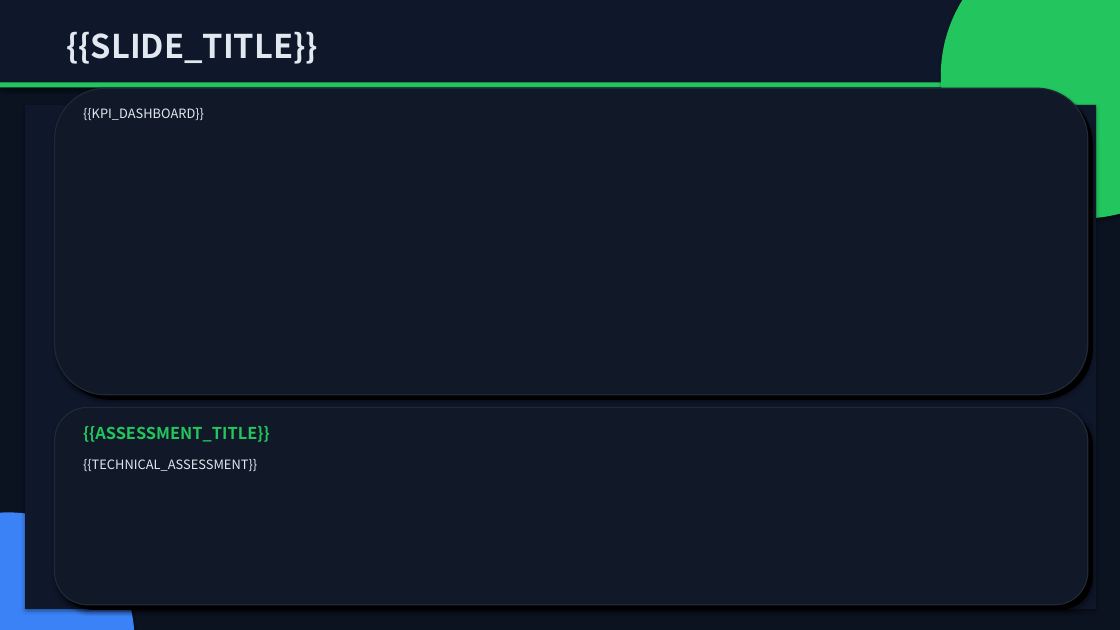
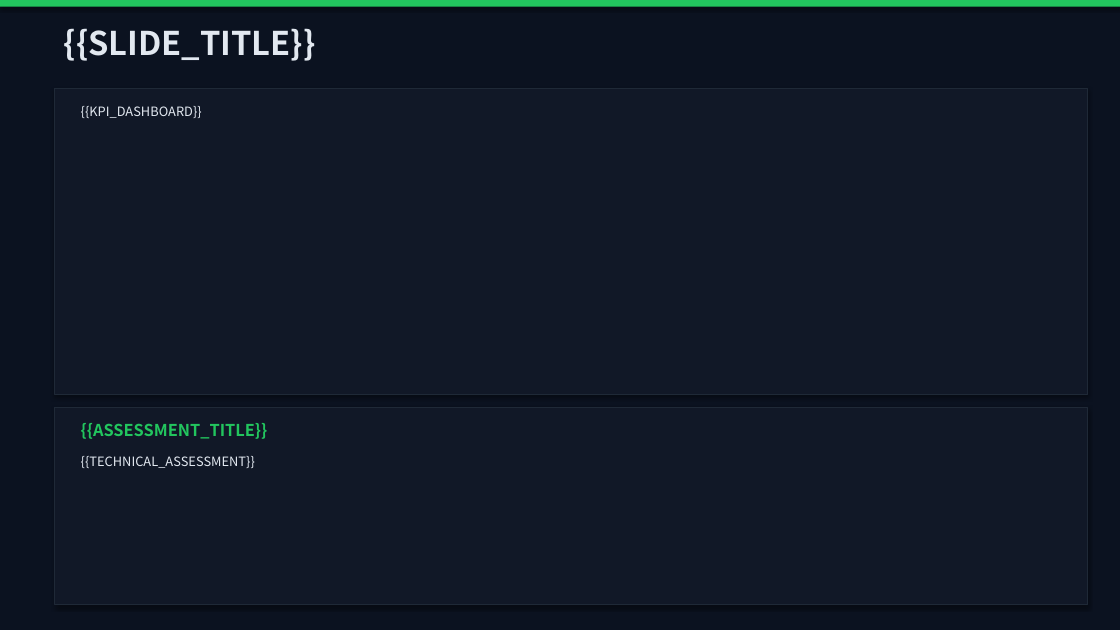
Before and after one commit to Xupai2022/report-generation, a slide deck: slide 2 of mss_ai_ppt_sample_assets/backend/data/templates/mss_technical_v2.pptx. Drawn at 1120x630 pixels with LibreOffice and Linux fonts; fonts in the diff are those of the drawing. Boxes give left, top, right and bottom in pixels: in the first picture for what was removed or moved away, otherwise in the second. Text is boxed around its words. In the diff, an @@ line names an element or a change of style, - is before the commit and + after.

```diff
--- a/mss_ai_ppt_sample_assets/backend/data/templates/mss_technical_v2.pptx
+++ b/mss_ai_ppt_sample_assets/backend/data/templates/mss_technical_v2.pptx
@@ rectangle resized from (x1=0, y1=0, x2=1120, y2=88) to (x1=0, y1=0, x2=1120, y2=7) @@
@@ rectangle at (x1=0, y1=0, x2=1120, y2=7): fill #0F172A to #22C55E @@
@@ ellipse removed at (x1=941, y1=0, x2=1120, y2=218) @@
@@ rectangle removed at (x1=0, y1=82, x2=1120, y2=87) @@
@@ rectangle at (x1=55, y1=88, x2=1088, y2=395): rounded rectangle to rectangle @@
@@ rounded rectangle removed at (x1=60, y1=93, x2=1093, y2=400) @@
@@ rectangle resized from (x1=25, y1=105, x2=1096, y2=609) to (x1=55, y1=408, x2=1088, y2=605) @@
@@ rectangle at (x1=55, y1=408, x2=1088, y2=605): fill #0F172A to #111827; outline none to #1F2937 1 pt @@
@@ rounded rectangle removed at (x1=55, y1=408, x2=1088, y2=605) @@
@@ rounded rectangle removed at (x1=60, y1=413, x2=1093, y2=610) @@
@@ ellipse removed at (x1=0, y1=513, x2=134, y2=630) @@
```
Also in this commit, not shown: 9 other slides changed, 5 other files.
